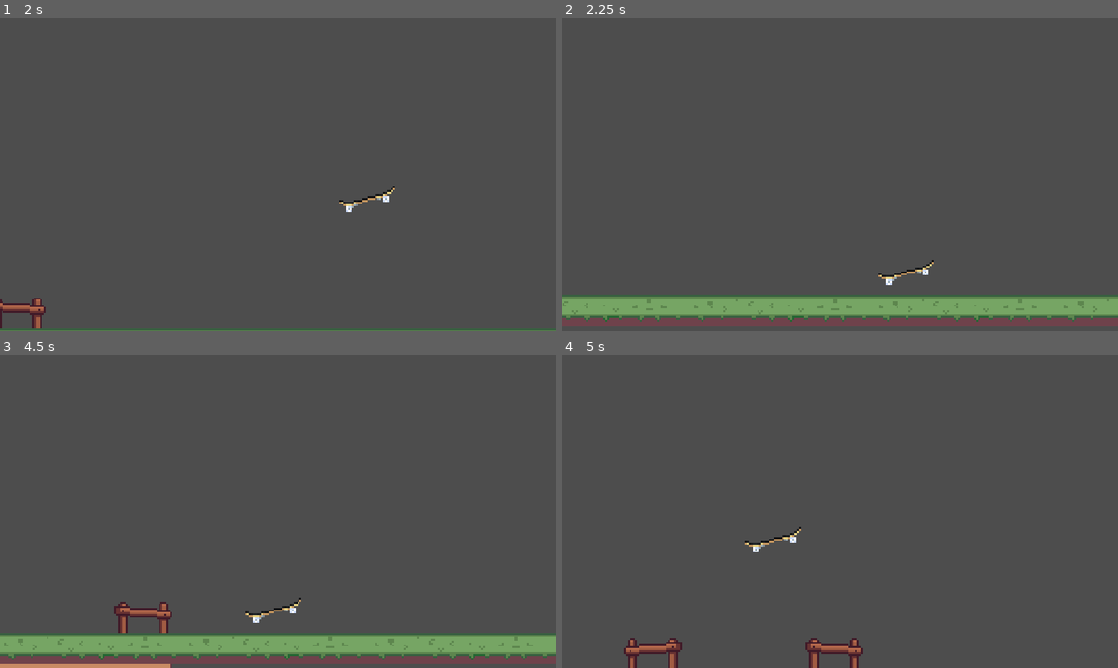
Above: before the commit, frames 1-4 (two rows, left to right).
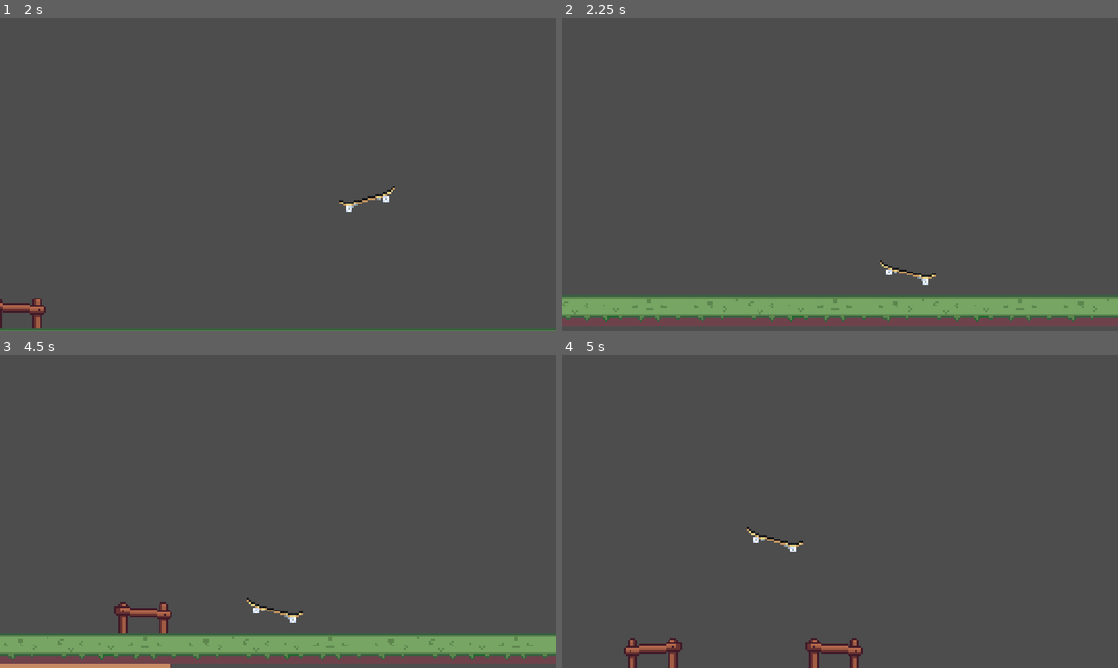
Above: after the commit, the same moments.

Repository: RafaeloxMC/giftbox
Game: Godot game, scene res://scenes/skateboard_game.tscn
Same seed, same stepped clock (60 frames per second), same inputs: the game is played once before the commit and once after it. This scene is started directly instead of the project's main scene.
Inputs (mouse positions are in pixels of both pictures, inside the frame that each line leads up to):
- Up to frame 1 (2 s): tap Enter (ui_accept) at 0.5, 0.77, 1.52 s; move the mouse to (400, 158) at 0.52 s; hold Right (ui_right) from 0.53 s (still down); click (400, 158) at 0.6 s; move the mouse to (166, 190) at 1.27 s; tap Alt at 1.35 s
- Up to frame 2 (2.25 s): move the mouse to (895, 105) at 2.02 s; release Right (ui_right) at 2.03 s; hold Left (ui_left) from 2.03 s (still down); tap Shift at 2.1 s
- Up to frame 3 (4.5 s): move the mouse to (250, 574) at 2.77 s; release Left (ui_left) at 2.78 s; hold Right (ui_right) 2.78-4.28 s; click (250, 574) at 2.85 s; tap Enter (ui_accept) at 3.02, 3.77 s; move the mouse to (444, 558) at 3.52 s; tap Alt at 3.6 s; move the mouse to (111, 464) at 4.27 s; hold Left (ui_left) from 4.28 s (still down); tap Shift at 4.35 s
- Up to frame 4 (5 s): keep holding Left (ui_left); tap Enter (ui_accept) at 4.52 s

Frame 1 is identical in both runs. In frame 2, 0.3% of the frame differs, in the area x 56-68%, y 77-86%; in frame 3, 0.3%; in frame 4, 0.3%, in the area x 32-44%, y 54-63%.

Commit message:
Add sprite flipping

Diff:
--- a/scripts/skateboard.gd
+++ b/scripts/skateboard.gd
@@ -28,9 +28,11 @@
 	if Input.is_action_pressed("ui_right"):
 		target_vel_x = max_speed
 		velocity.x = move_toward(current_speed, target_vel_x, push_accel * delta)
+		animated_sprite_2d.flip_h = false
 	elif Input.is_action_pressed("ui_left"):
 		target_vel_x = -max_reverse_speed
 		velocity.x = move_toward(current_speed, target_vel_x, brake_decel * delta)
+		animated_sprite_2d.flip_h = true
 	else:
 		var friction: float = ground_friction if on_floor else air_friction
 		velocity.x = move_toward(current_speed, 0.0, friction * delta)
